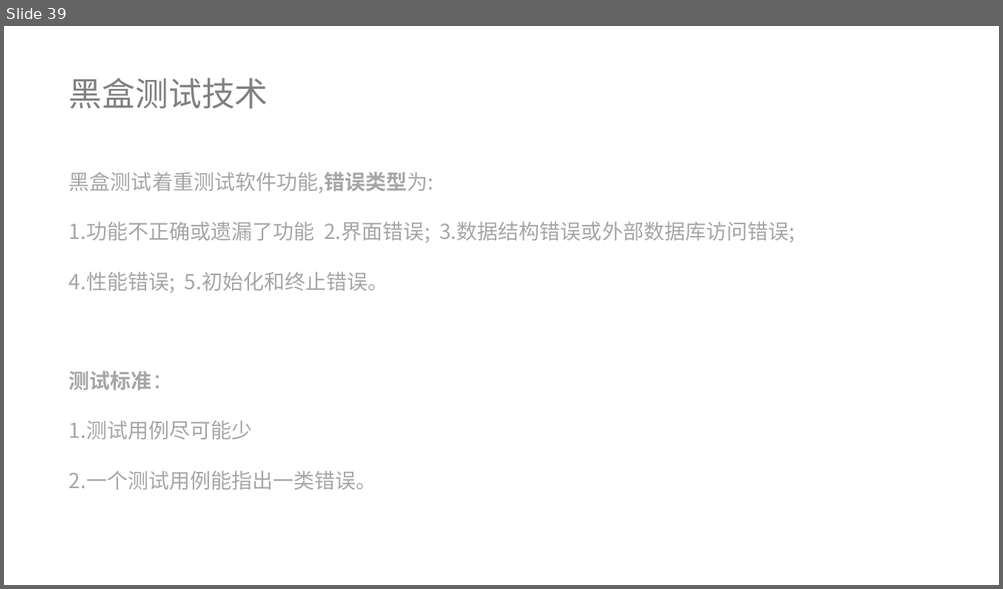
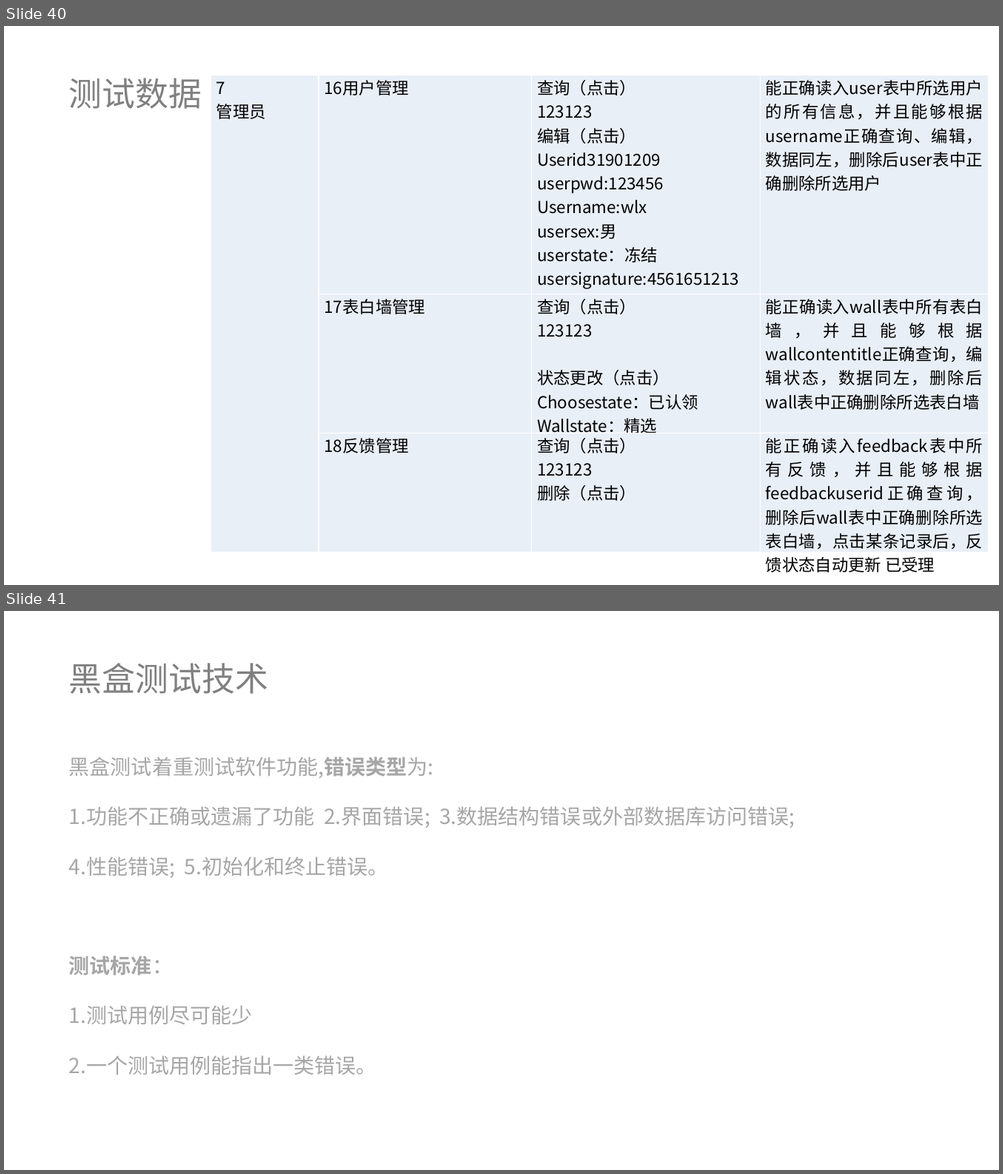
Before and after one commit to lenovo-wu/G11ZUCC, a slide deck: 翻转课堂G11.pptx. Shown one above the other, each under a label of ours: slide 39 before the commit, slides 40 and 41 after it. The pictures are 1003x589 and 1003x1174 pixels, drawn with LibreOffice and Linux fonts; fonts in the diff are those of the drawing. Boxes give left, top, right and bottom in pixels: in the first picture for what was removed or moved away, otherwise in the second. Text is boxed around its words. In the diff, an @@ line names an element or a change of style, - is before the commit and + after.

Commit message:
更新 翻转课堂G11.pptx

```diff
--- a/翻转课堂G11.pptx
+++ b/翻转课堂G11.pptx
@@ slide 40 added at [4, 26, 999, 585], background #FFFFFF @@
@@ text added at [69, 78, 202, 109], 32 pt, text #808080 @@
+测试数据
@@ table added at [210, 76, 988, 576], 3 rows, 4 columns @@
+7 / 管理员 | 16用户管理 | 查询（点击） / 123123 / 编辑（点击） / Userid31901209 userpwd:123456 / Username:wlx / usersex:男 / userstate：冻结 / usersignature:4561651213 / user_jurisdiction：用户 / 删除（点击） | 能正确读入user表中所选用户的所有信息，并且能够根据username正确查询、编辑，数据同左，删除后user表中正确删除所选用户
+ | 17表白墙管理 | 查询（点击） / 123123 / 状态更改（点击） / Choosestate：已认领 / Wallstate：精选 / 删除（点击） | 能正确读入wall表中所有表白墙，并且能够根据wallcontentitle正确查询，编辑状态，数据同左，删除后wall表中正确删除所选表白墙
+ | 18反馈管理 | 查询（点击） / 123123 / 删除（点击） | 能正确读入feedback表中所有反馈，并且能够根据feedbackuserid正确查询，删除后wall表中正确删除所选表白墙，点击某条记录后，反馈状态自动更新 已受理
@@ what was slide 39 is now slide 41 @@
```
Also in this commit, not shown: 4 slides changed, 2 other slides added, 1 slide removed.
